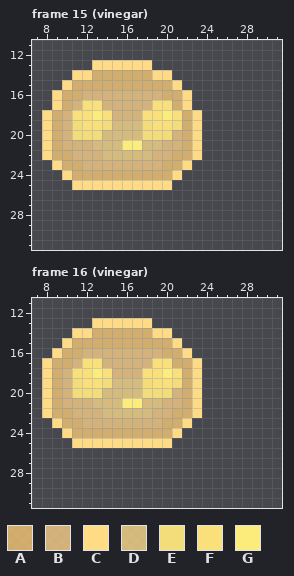
A pixel-art file gets an edit: Assets/Art/NPCs/sour slimes.aseprite. This is how it looked before the edit.
32x32 pixels, 22 frames. Colours within 5 levels of each other are drawn and written as one. Shown: frame 15 (vinegar): x 7..31, y 11..31; frame 16 (vinegar): x 7..31, y 11..31. The commit also changed other frames, which this record leaves out.
Visible layers, top first: "hat", "other accessory", "face & outline", "jelly", "core", "behind".
Palette (. is transparent): A #f9ca77c8  B #fad187c8  C #fedb84  D #fddb8bc8  E #f3dc7a  F #fae07a  G #fbec7b
Pixels before, frame 15 (vinegar), first column x 8:
13 .....CCCCCC.....
14 ...CCAAAAAACC...
15 ..CAAAAAAAAAAC..
16 .CAABBBBBBBBAAC.
17 .CABFFBBBBBFFAC.
18 CABFFGFBBBFFGFAC
19 CABEFFEDDDEFFEAC
20 CABEEEDDDDEEEBAC
21 CABBBDDDGGDDBBAC
22 CAABBBDDDDDBBAAC
23 .CAABBBBBBBBAAC.
24 ..CAAAAAAAAAAC..
25 ...CCCCCCCCCC...
Pixels before, frame 16 (vinegar), first column x 8:
13 .....CCCCCC.....
14 ...CCAAAAAACC...
15 ..CAAAAAAAAAAC..
16 .CAABBBBBBBBAAC.
17 CAABFFBBBBBFFAAC
18 CABFFGFBBBFFGFAC
19 CABEFFEDDDEFFEAC
20 CABEEEDDDDEEEBAC
21 CABBBDDDGGDDBBAC
22 CAABBBDDDDDBBAAC
23 .CAABBBBBBBBAAC.
24 ..CAAAAAAAAAAC..
25 ...CCCCCCCCCC...
New version:
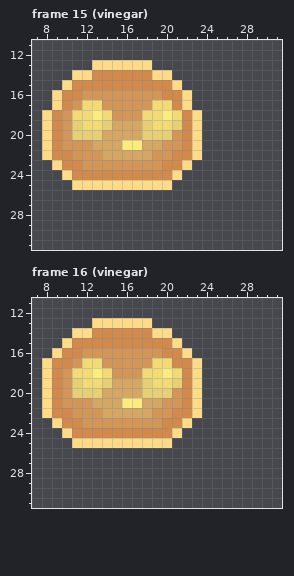
Change:
colour A: #f9ca77c8 -> #f99b48c8
colour B: #fad187c8 -> #faab58c8
colour D: #fddb8bc8 -> #fdc168c8
colour E: #f3dc7a -> #e6d073
colour F: #fae07a -> #f3db73
